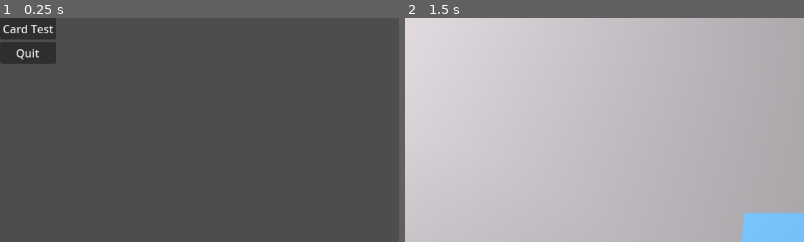
Above: before the commit, frames 1-2 (left to right).
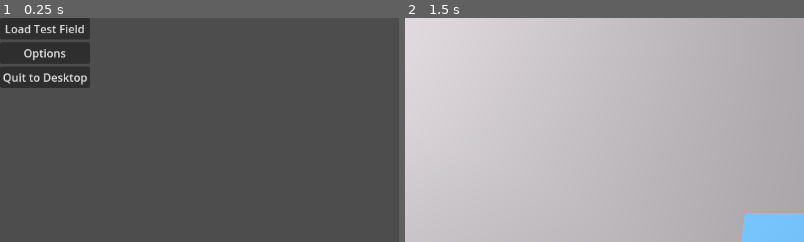
Above: after the commit, the same moments.

Repository: NeonSyzygy/DDCMTGTCG
Game: Godot game, scene res://Main.tscn
Two runs of this game, one before a commit and one after it. Both use one fixed random seed, a clock stepped at 60 frames per second and the inputs below.
Inputs (mouse positions are % of the whole screen's width and height, from its top left):
- Up to frame 1 (0.25 s): no input
- Up to frame 2 (1.5 s): click (4, 2) at 0.5 s, where only the run before the commit has a clickable "Card Test"; tap Enter at 1.25 s; move the mouse to (72, 45) at 1.27 s; click (72, 45) at 1.42 s
The pictures show only the part of the screen within x 0-50%, y 0-50%; the shares and areas given below are measured in that part.

The runs differ from the first frame. In frame 1, 4.1% of the frame differs, in the area x 0-23%, y 0-32%; in frame 2, nothing differs.

Commit message:
Refactor
Moved scripts and scenes around to be closer to how I think it will be in the actual implementation.

Diff:
--- a/Main.tscn
+++ b/Main.tscn
@@ -1,7 +1,36 @@
 [gd_scene load_steps=2 format=3 uid="uid://602k54gvggb3"]
 
-[ext_resource type="PackedScene" uid="uid://dpcpqfrfbqgo5" path="res://menu.tscn" id="1_61d24"]
+[ext_resource type="Script" path="res://main.gd" id="1_jj0cq"]
 
 [node name="Main" type="Node3D"]
+script = ExtResource("1_jj0cq")
 
-[node name="Menu" parent="." instance=ExtResource("1_61d24")]
+[node name="Main Menu" type="Control" parent="."]
+layout_mode = 3
+anchors_preset = 0
+offset_right = 40.0
+offset_bottom = 40.0
+
+[node name="MarginContainer" type="MarginContainer" parent="Main Menu"]
+layout_mode = 0
+offset_right = 130.0
+offset_bottom = 101.0
+
+[node name="VBoxContainer" type="VBoxContainer" parent="Main Menu/MarginContainer"]
+layout_mode = 2
+
+[node name="Test Field" type="Button" parent="Main Menu/MarginContainer/VBoxContainer"]
+layout_mode = 2
+text = "Load Test Field"
+
+[node name="Options" type="Button" parent="Main Menu/MarginContainer/VBoxContainer"]
+layout_mode = 2
+text = "Options"
+
+[node name="Quit" type="Button" parent="Main Menu/MarginContainer/VBoxContainer"]
+layout_mode = 2
+text = "Quit to Desktop"
+
+[connection signal="pressed" from="Main Menu/MarginContainer/VBoxContainer/Test Field" to="." method="_on_test_field_pressed"]
+[connection signal="pressed" from="Main Menu/MarginContainer/VBoxContainer/Options" to="." method="_on_options_pressed"]
+[connection signal="pressed" from="Main Menu/MarginContainer/VBoxContainer/Quit" to="." method="_on_quit_pressed"]
--- a/card_test.gd
+++ b/card_test.gd
@@ -1,7 +1,4 @@
 extends Node3D
-
-@onready var pause_menu = $Pause
-var paused = false
 
 @onready var card = $"Card Root/Card Hover/Card Flip Lift/Card Visible"
 var is_tapped = false
@@ -41,16 +38,6 @@
 	else:
 		hover.position.y = lerp(hover.position.y, non_hover_height, delta * hover_speed)
 
-func pauseMenu():
-	if paused:
-		pause_menu.hide()
-		Engine.time_scale = 1
-	else:
-		pause_menu.show()
-		Engine.time_scale = 0
-
-	paused = !paused
-
 func _on_area_3d_input_event(camera: Node, event: InputEvent, event_position: Vector3, normal: Vector3, shape_idx: int) -> void:
 	if event is InputEventMouseButton:
 		if event.button_index == MOUSE_BUTTON_RIGHT and event.pressed == true:
--- a/Card Test.tscn
+++ b/card_test.tscn
@@ -1,7 +1,6 @@
-[gd_scene load_steps=7 format=3 uid="uid://drn5567datbpt"]
+[gd_scene load_steps=6 format=3 uid="uid://drn5567datbpt"]
 
-[ext_resource type="PackedScene" uid="uid://bvevt8y80rut8" path="res://Pause.tscn" id="1_0bud2"]
-[ext_resource type="Script" path="res://card_test.gd" id="1_3t221"]
+[ext_resource type="Script" path="res://card_test.gd" id="1_ku2nj"]
 
 [sub_resource type="PlaneMesh" id="PlaneMesh_6uj7r"]
 size = Vector2(1, 1)
@@ -53,9 +52,6 @@
 
 [node name="WorldEnvironment" type="WorldEnvironment" parent="."]
 
-[node name="Pause" parent="." instance=ExtResource("1_0bud2")]
-visible = false
-
 [connection signal="input_event" from="Card Root/Area3D" to="." method="_on_area_3d_input_event"]
 [connection signal="mouse_entered" from="Card Root/Area3D" to="." method="_on_area_3d_mouse_entered"]
 [connection signal="mouse_exited" from="Card Root/Area3D" to="." method="_on_area_3d_mouse_exited"]
--- /dev/null
+++ b/main.gd
@@ -0,0 +1,18 @@
+extends Node3D
+
+# Called when the node enters the scene tree for the first time.
+func _ready() -> void:
+	pass # Replace with function body.
+
+# Called every frame. 'delta' is the elapsed time since the previous frame.
+func _process(delta: float) -> void:
+	pass
+
+func _on_test_field_pressed() -> void: # retarget
+	get_tree().change_scene_to_file("res://player_field.tscn")
+
+func _on_options_pressed() -> void:
+	pass # Replace with function body.
+
+func _on_quit_pressed() -> void:
+	get_tree().quit()
--- a/menu.gd
+++ /dev/null
@@ -1,10 +0,0 @@
-extends Control
-
-func _on_card_test_pressed() -> void:
-	var cardTestScene = preload("res://Card Test.tscn")
-	var cardTestSceneInstance = cardTestScene.instantiate()
-	$".".add_sibling(cardTestSceneInstance)
-	$".".hide()
-
-func _on_quit_pressed() -> void:
-	get_tree().quit()
--- a/menu.tscn
+++ /dev/null
@@ -1,31 +0,0 @@
-[gd_scene load_steps=2 format=3 uid="uid://dpcpqfrfbqgo5"]
-
-[ext_resource type="Script" path="res://menu.gd" id="1_dd2jp"]
-
-[node name="Menu" type="Control"]
-layout_mode = 3
-anchors_preset = 15
-anchor_right = 1.0
-anchor_bottom = 1.0
-grow_horizontal = 2
-grow_vertical = 2
-script = ExtResource("1_dd2jp")
-
-[node name="MarginContainer" type="MarginContainer" parent="."]
-layout_mode = 0
-offset_right = 40.0
-offset_bottom = 40.0
-
-[node name="VBoxContainer" type="VBoxContainer" parent="MarginContainer"]
-layout_mode = 2
-
-[node name="Card Test" type="Button" parent="MarginContainer/VBoxContainer"]
-layout_mode = 2
-text = "Card Test"
-
-[node name="Quit" type="Button" parent="MarginContainer/VBoxContainer"]
-layout_mode = 2
-text = "Quit"
-
-[connection signal="pressed" from="MarginContainer/VBoxContainer/Card Test" to="." method="_on_card_test_pressed"]
-[connection signal="pressed" from="MarginContainer/VBoxContainer/Quit" to="." method="_on_quit_pressed"]
--- /dev/null
+++ b/player_field.gd
@@ -0,0 +1,22 @@
+extends Node3D
+
+@onready var pause_menu = $Pause
+var paused = false
+
+# Called when the node enters the scene tree for the first time.
+func _ready() -> void:
+	pass # Replace with function body.
+
+# Called every frame. 'delta' is the elapsed time since the previous frame.
+func _process(delta: float) -> void:
+	if Input.is_action_just_pressed("Pause"):
+		pauseMenu()
+
+func pauseMenu():
+	if paused:
+		pause_menu.hide()
+		Engine.time_scale = 1
+	else:
+		pause_menu.show()
+		Engine.time_scale = 0
+	paused = !paused
--- /dev/null
+++ b/player_field.tscn
@@ -0,0 +1,13 @@
+[gd_scene load_steps=4 format=3 uid="uid://bqdu06qa765tm"]
+
+[ext_resource type="Script" path="res://player_field.gd" id="1_nj2ki"]
+[ext_resource type="PackedScene" uid="uid://bvevt8y80rut8" path="res://player_field_pause.tscn" id="2_so55n"]
+[ext_resource type="PackedScene" uid="uid://drn5567datbpt" path="res://card_test.tscn" id="3_18xdu"]
+
+[node name="Player Field" type="Node3D"]
+script = ExtResource("1_nj2ki")
+
+[node name="Pause" parent="." instance=ExtResource("2_so55n")]
+visible = false
+
+[node name="CardTest" parent="." instance=ExtResource("3_18xdu")]
--- a/pause.gd
+++ b/player_field_pause.gd
@@ -7,5 +7,4 @@
 	parent.pauseMenu()
 
 func _on_main_menu_pressed() -> void:
-	get_node("../../Menu").show()
-	parent.queue_free()
+	get_tree().change_scene_to_file("res://main.tscn")
--- a/Pause.tscn
+++ b/player_field_pause.tscn
@@ -1,6 +1,6 @@
 [gd_scene load_steps=2 format=3 uid="uid://bvevt8y80rut8"]
 
-[ext_resource type="Script" path="res://pause.gd" id="1_px8qf"]
+[ext_resource type="Script" path="res://player_field_pause.gd" id="1_ynrbe"]
 
 [node name="Pause" type="Control"]
 layout_mode = 3
@@ -9,7 +9,7 @@
 anchor_bottom = 1.0
 grow_horizontal = 2
 grow_vertical = 2
-script = ExtResource("1_px8qf")
+script = ExtResource("1_ynrbe")
 
 [node name="MarginContainer" type="MarginContainer" parent="."]
 layout_mode = 0
--- a/project.godot
+++ b/project.godot
@@ -11,7 +11,7 @@
 [application]
 
 config/name="DDCMTGTCG"
-run/main_scene="res://Main.tscn"
+run/main_scene="res://main.tscn"
 config/features=PackedStringArray("4.3", "Forward Plus")
 config/icon="res://icon.svg"
 
Not shown: 1 places in card_test.tscn that only renumber resources
